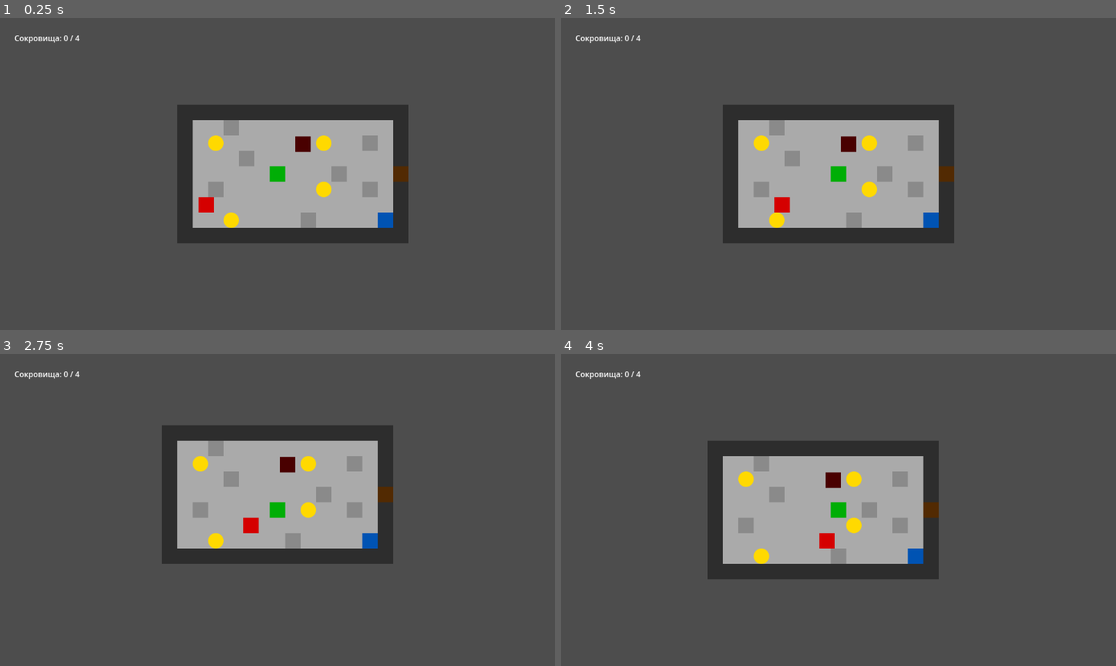
Above: before the commit, frames 1-4 (two rows, left to right).
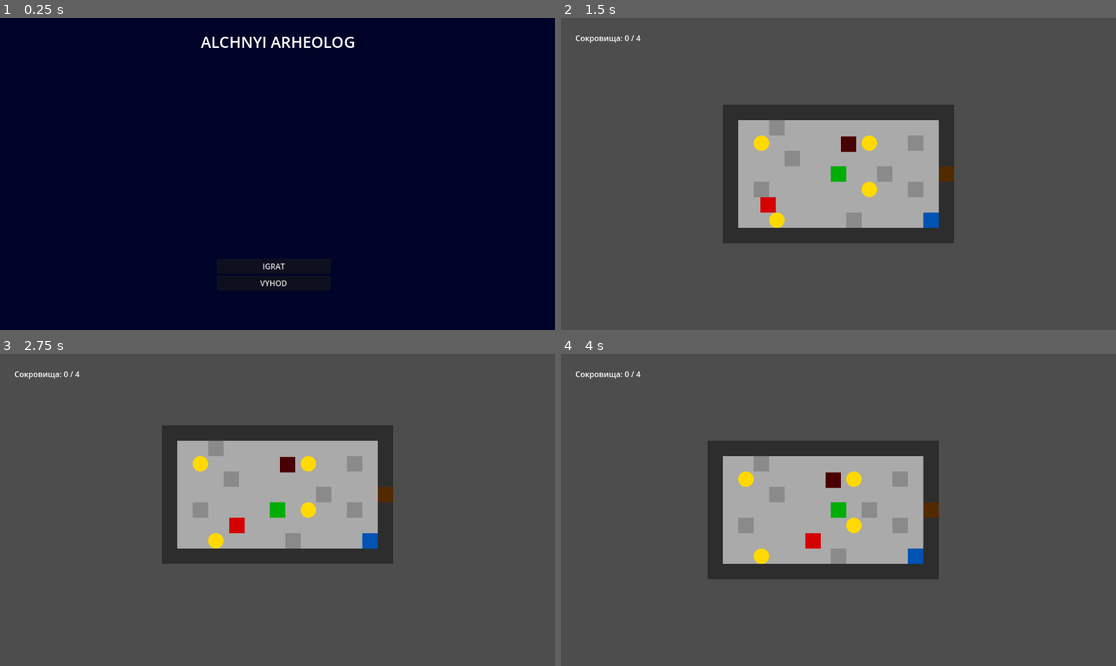
Above: after the commit, the same moments.

Repository: florewa/greedy-archaeologist
Game: Godot game, scene res://scenes/main_menu.tscn
Same seed, same stepped clock (60 frames per second), same inputs: the game is played once before the commit and once after it. Before the commit the project starts from res://scenes/main.tscn.
Inputs (mouse positions are in pixels of both pictures, inside the frame that each line leads up to):
- Up to frame 1 (0.25 s): no input
- Up to frame 2 (1.5 s): click (832, 267) at 0.5 s, where only the run after the commit has a clickable "IGRAT"; hold Right (ui_right) from 1.28 s (still down)
- Up to frame 3 (2.75 s): release Right (ui_right) at 2.03 s; hold Down (ui_down) from 2.03 s (still down)
- Up to frame 4 (4 s): release Down (ui_down) at 2.78 s; hold Right (ui_right) 2.78-3.53 s; hold Up (ui_up) from 3.53 s (still down)

The runs differ from the first frame. In frame 1, 100% of the frame differs, in the area x 0-100%, y 0-100%; in frame 2, 0.3%; in frame 3, 0.3%; in frame 4, 0.3%.

Commit message:
Stage 7: Главное меню и завершение цикла игры

Diff:
--- a/project.godot
+++ b/project.godot
@@ -11,6 +11,6 @@
 [application]
 
 config/name="GreedyArchaeologist"
-run/main_scene="uid://b2paaibgqybyd"
+run/main_scene="uid://sint0p1fofv5"
 config/features=PackedStringArray("4.5", "Forward Plus")
 config/icon="res://icon.svg"
--- a/scenes/door.tscn
+++ b/scenes/door.tscn
@@ -1,11 +1,26 @@
-[gd_scene load_steps=3 format=3 uid="uid://crqpivpofvkqi"]
+[gd_scene load_steps=4 format=3 uid="uid://crqpivpofvkqi"]
 
 [ext_resource type="Texture2D" uid="uid://6pdei3cm3ygp" path="res://sprites/door_closed.png" id="1_hpvv5"]
+
+[sub_resource type="GDScript" id="GDScript_hpvv5"]
+script/source = "extends Area2D
+
+
+# Called when the node enters the scene tree for the first time.
+func _ready() -> void:
+	pass # Replace with function body.
+
+
+# Called every frame. 'delta' is the elapsed time since the previous frame.
+func _process(delta: float) -> void:
+	pass
+"
 
 [sub_resource type="RectangleShape2D" id="RectangleShape2D_uvdjg"]
 size = Vector2(64, 64)
 
 [node name="Door" type="Area2D"]
+script = SubResource("GDScript_hpvv5")
 
 [node name="Sprite2D" type="Sprite2D" parent="."]
 texture = ExtResource("1_hpvv5")
--- a/scenes/main.gd
+++ b/scenes/main.gd
@@ -2,6 +2,7 @@
 
 var total_coins = 0
 var collected_coins = 0
+var is_door_open = false # Флаг: открыта ли дверь?
 
 # Ссылки на объекты в сцене
 # Мы ищем узлы по их именам. Убедись, что в сцене они называются так же!
@@ -31,11 +32,24 @@
 	if collected_coins == total_coins:
 		open_door()
 
+
 func update_ui():
 	score_label.text = "Сокровища: " + str(collected_coins) + " / " + str(total_coins)
 
 func open_door():
-	print("Дверь открыта!")
+	is_door_open = true
+	print("Дверь открыта! Беги к выходу!")
 	# Меняем картинку двери на открытую
 	# Важно: убедись, что картинка door_open.png есть в папке и загрузи ее
 	door_sprite.texture = load("res://sprites/door_open.png")
+
+
+func _on_door_body_entered(body):
+	# Если вошел Игрок И дверь открыта
+	if body.is_in_group("player") and is_door_open:
+		print("ПОБЕДА!")
+		# Возвращаемся в главное меню (или на экран победы)
+		call_deferred("change_scene")
+
+func change_scene():
+	get_tree().change_scene_to_file("res://scenes/main_menu.tscn")
--- a/scenes/main.tscn
+++ b/scenes/main.tscn
@@ -85,4 +85,5 @@
 [node name="Plate" parent="." instance=ExtResource("11_eb6dy")]
 position = Vector2(480, 161)
 
+[connection signal="body_entered" from="Door" to="." method="_on_door_body_entered"]
 [connection signal="activated" from="Plate" to="Gate" method="open_gate"]
--- /dev/null
+++ b/scenes/main_menu.gd
@@ -0,0 +1,8 @@
+extends Control
+
+func _on_play_pressed() -> void:
+	get_tree().change_scene_to_file("res://scenes/main.tscn")
+
+
+func _on_quit_pressed() -> void:
+	get_tree().quit()
--- /dev/null
+++ b/scenes/main_menu.tscn
@@ -0,0 +1,48 @@
+[gd_scene load_steps=2 format=3 uid="uid://sint0p1fofv5"]
+
+[ext_resource type="Script" uid="uid://bnnx0rhwedk0r" path="res://scenes/main_menu.gd" id="1_l6cm7"]
+
+[node name="MainMenu" type="Control"]
+layout_mode = 3
+anchors_preset = 15
+anchor_right = 1.0
+anchor_bottom = 1.0
+grow_horizontal = 2
+grow_vertical = 2
+script = ExtResource("1_l6cm7")
+
+[node name="ColorRect" type="ColorRect" parent="."]
+layout_mode = 1
+anchors_preset = 15
+anchor_right = 1.0
+anchor_bottom = 1.0
+grow_horizontal = 2
+grow_vertical = 2
+color = Color(0.000165648, 0.012478349, 0.1580497, 1)
+
+[node name="Label" type="Label" parent="."]
+layout_mode = 0
+offset_left = 417.0
+offset_top = 27.0
+offset_right = 737.0
+offset_bottom = 72.0
+theme_override_font_sizes/font_size = 32
+text = "ALCHNYI ARHEOLOG"
+
+[node name="VBoxContainer" type="VBoxContainer" parent="."]
+layout_mode = 0
+offset_left = 450.0
+offset_top = 500.0
+offset_right = 687.0
+offset_bottom = 566.0
+
+[node name="play" type="Button" parent="VBoxContainer"]
+layout_mode = 2
+text = "IGRAT"
+
+[node name="quit" type="Button" parent="VBoxContainer"]
+layout_mode = 2
+text = "VYHOD"
+
+[connection signal="pressed" from="VBoxContainer/play" to="." method="_on_play_pressed"]
+[connection signal="pressed" from="VBoxContainer/quit" to="." method="_on_quit_pressed"]
Not shown, added: scenes/main_menu.gd.uid
